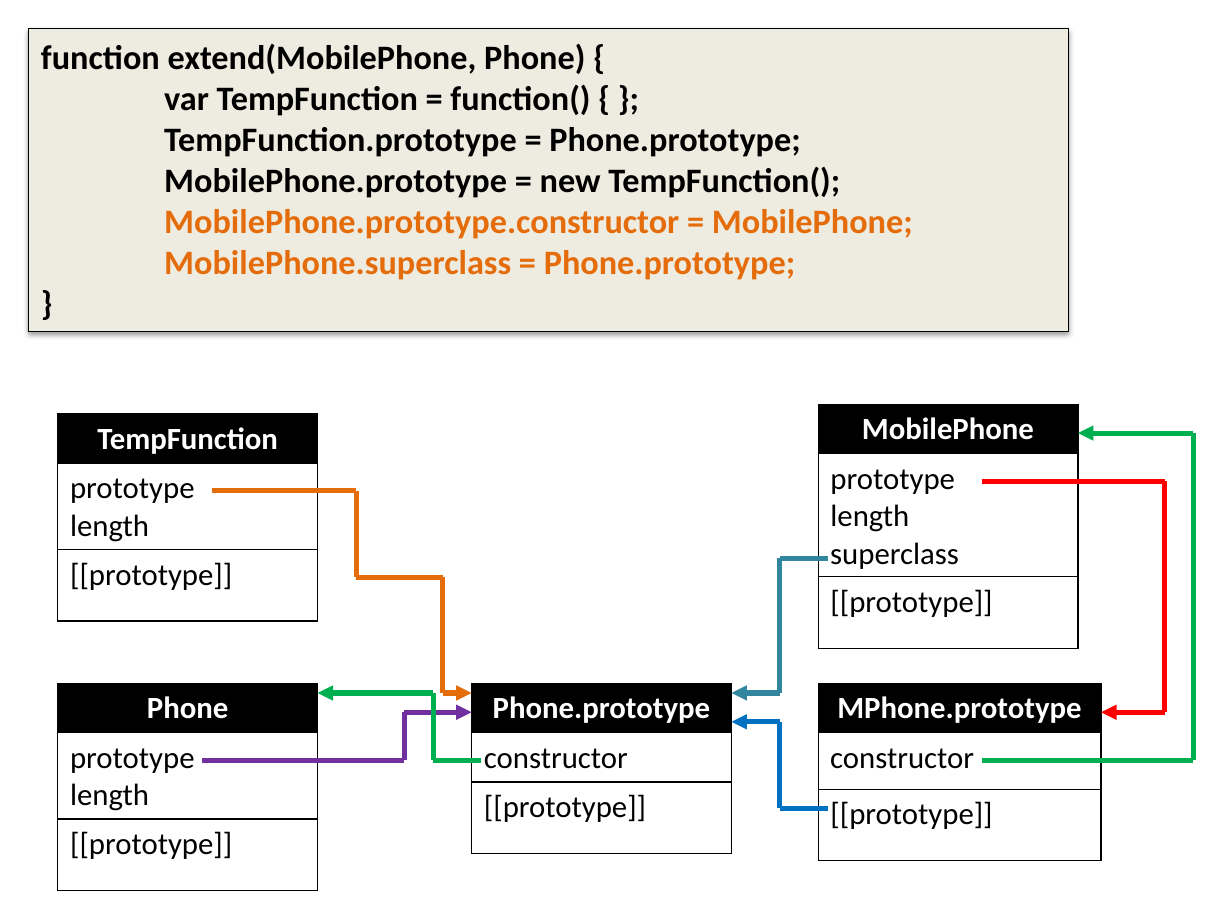
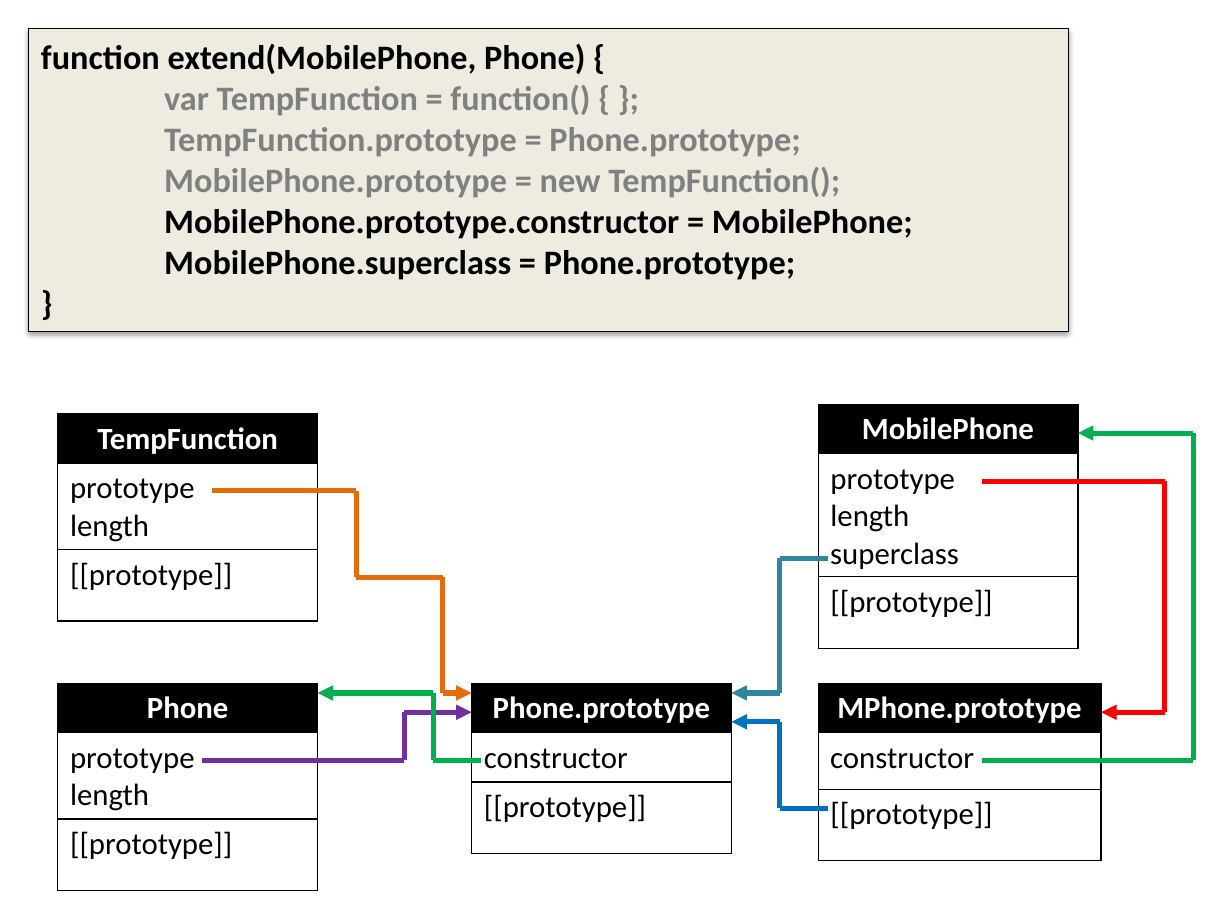
Before and after one commit to dzmitry-varabei/front-end-course, a slide deck: slide 37 of inheritance-in-javascript/Inheritance.pptx. Drawn at 1232x924 pixels with LibreOffice and Linux fonts; fonts in the diff are those of the drawing. Boxes give left, top, right and bottom in pixels: in the first picture for what was removed or moved away, otherwise in the second. Text is boxed around its words. In the diff, an @@ line names an element or a change of style, - is before the commit and + after.

```diff
--- a/inheritance-in-javascript/Inheritance.pptx
+++ b/inheritance-in-javascript/Inheritance.pptx
@@ text in rectangle at (164, 85, 913, 280): text colour #000000 to #808080 in "var TempFunction = function() { };", "TempFunction.prototype = Phone.prototype;", "MobilePhone.prototype = new TempFunction();"; text colour #E46C0A to #000000 in "MobilePhone.prototype.constructor = MobilePhone;", "MobilePhone.superclass = Phone.prototype;" @@
```
Also in this commit, not shown: 13 other slides changed.
